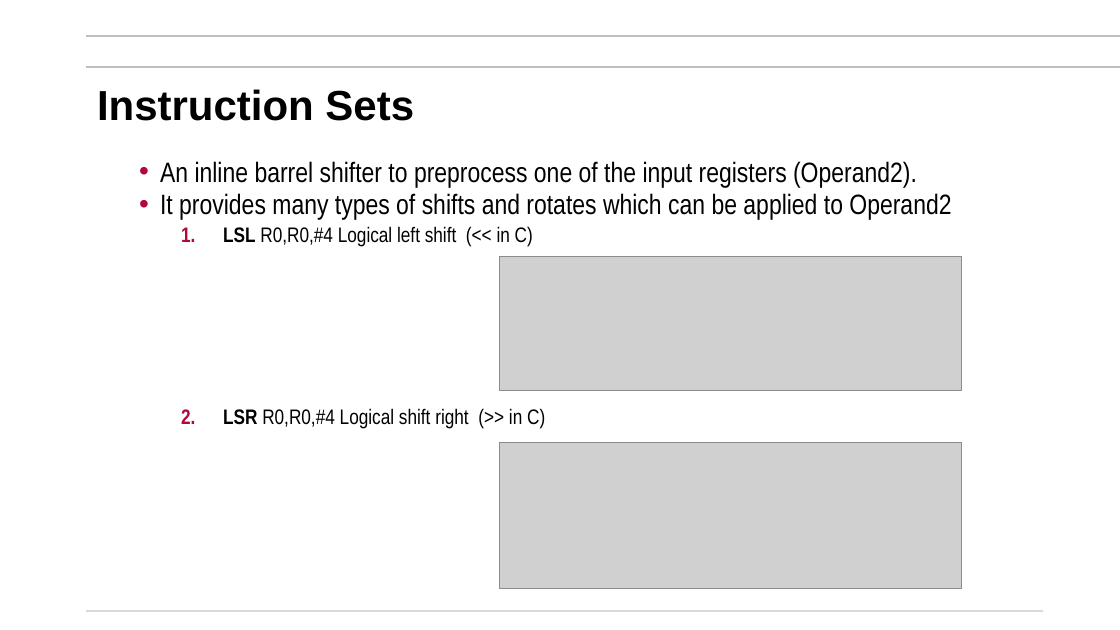
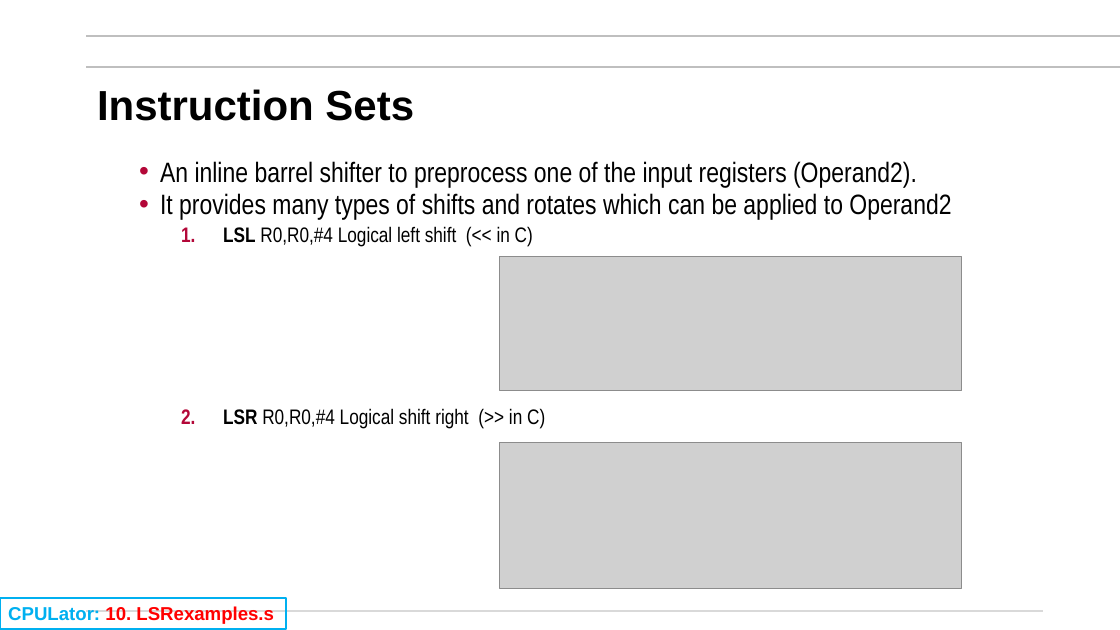
Before and after one commit to mikegrace2/CSEN20-Fall2026-Course-Website, a slide deck: slide 11 of Week06_ManipulatingBits/Ch07_ManipulatingBits_PlusExamples_V4.pptx. Drawn at 1120x630 pixels with LibreOffice and Linux fonts; fonts in the diff are those of the drawing; grey boxes stand for pictures; background and template pictures are left out. Boxes give left, top, right and bottom in pixels: in the first picture for what was removed or moved away, otherwise in the second. Text is boxed around its words. In the diff, an @@ line names an element or a change of style, - is before the commit and + after.

```diff
--- a/Week06_ManipulatingBits/Ch07_ManipulatingBits_PlusExamples_V4.pptx
+++ b/Week06_ManipulatingBits/Ch07_ManipulatingBits_PlusExamples_V4.pptx
@@ rectangle added at (x1=0, y1=598, x2=286, y2=629), outline #00B0F0 1.5 pt, 16 pt, text #FF0000, bold @@
+CPULator: 10. LSRexamples.s
```
Also in this commit, not shown: 13 other slides changed.
